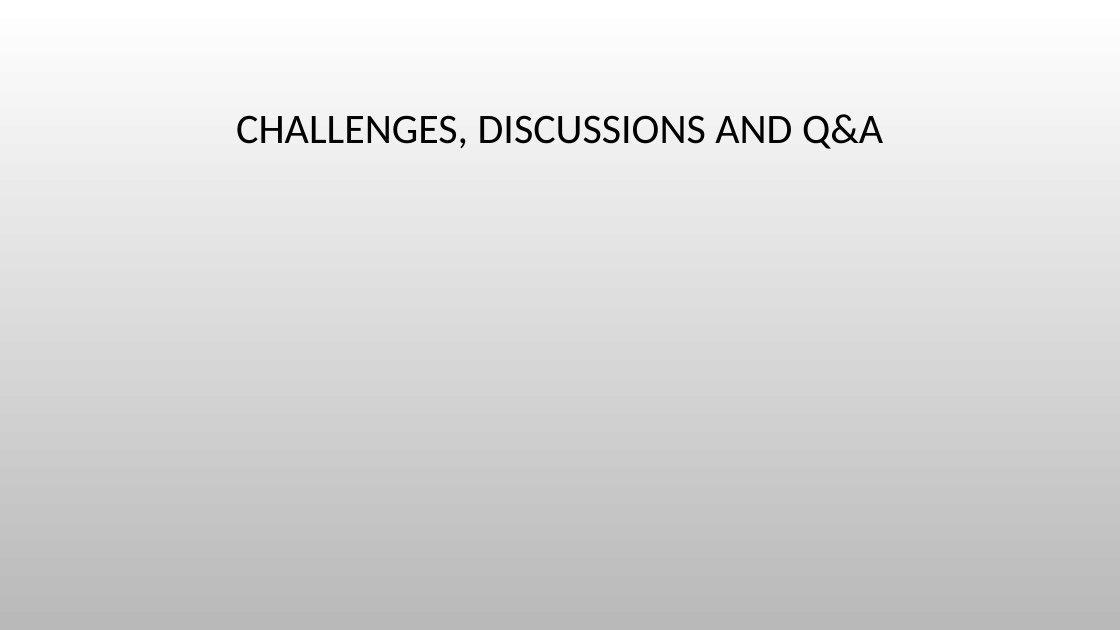
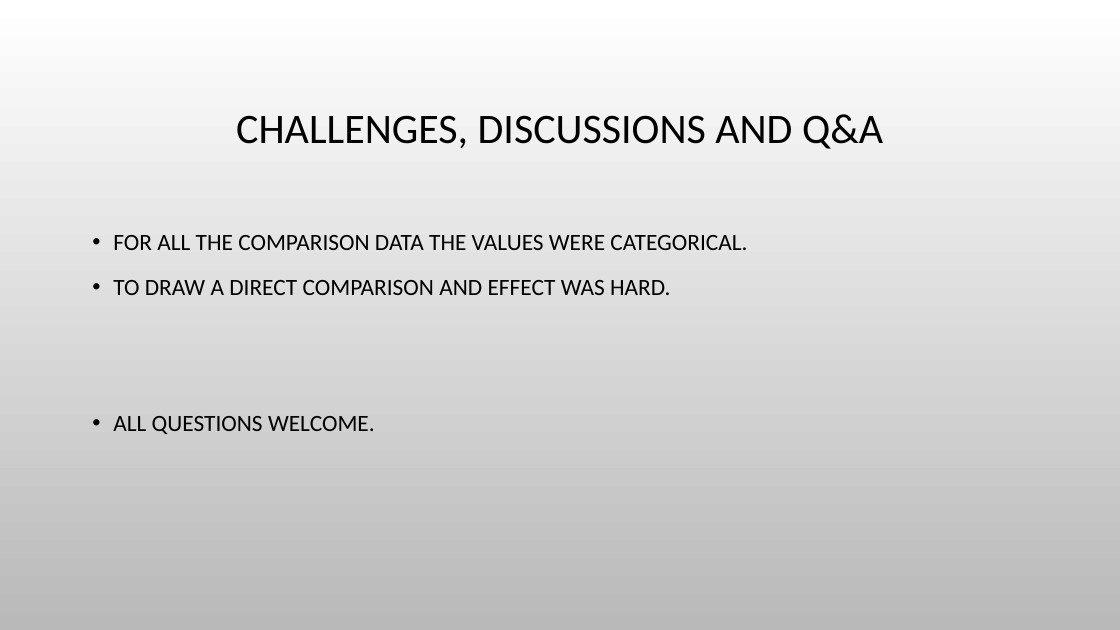
Before and after one commit to nithiyasuresh/Project-1-Covid-PolicyChangesAnalysis, a slide deck: slide 15 of covid-policy-responses.pptx (slide 13 before the commit). Drawn at 1120x630 pixels with LibreOffice and Linux fonts; fonts in the diff are those of the drawing; background and template pictures are left out. Boxes give left, top, right and bottom in pixels: in the first picture for what was removed or moved away, otherwise in the second. Text is boxed around its words. In the diff, an @@ line names an element or a change of style, - is before the commit and + after.

```diff
--- a/covid-policy-responses.pptx
+++ b/covid-policy-responses.pptx
@@ text added at (113, 235, 747, 434), 20 pt, text #000000 @@
+• FOR ALL THE COMPARISON DATA THE VALUES WERE CATEGORICAL.
+• TO DRAW A DIRECT COMPARISON AND EFFECT WAS HARD.
+• ALL QUESTIONS WELCOME.
```
Also in this commit, not shown: 5 other slides changed, 3 slides added, 1 slide removed, 5 other files.
